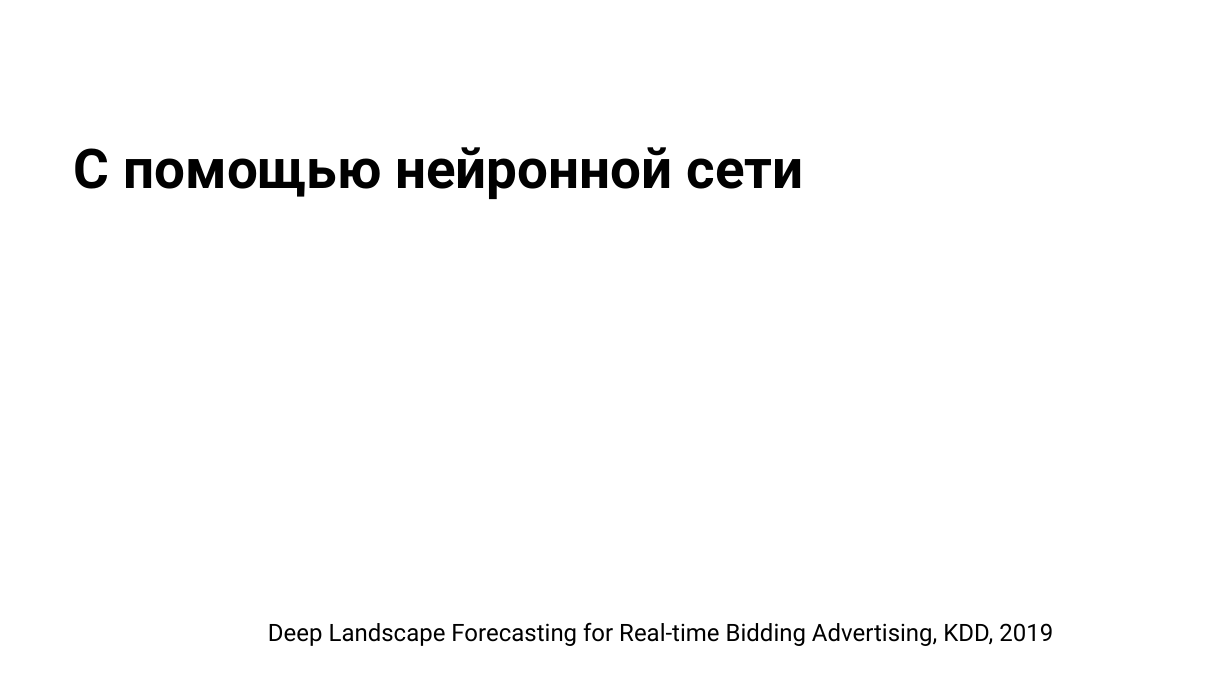
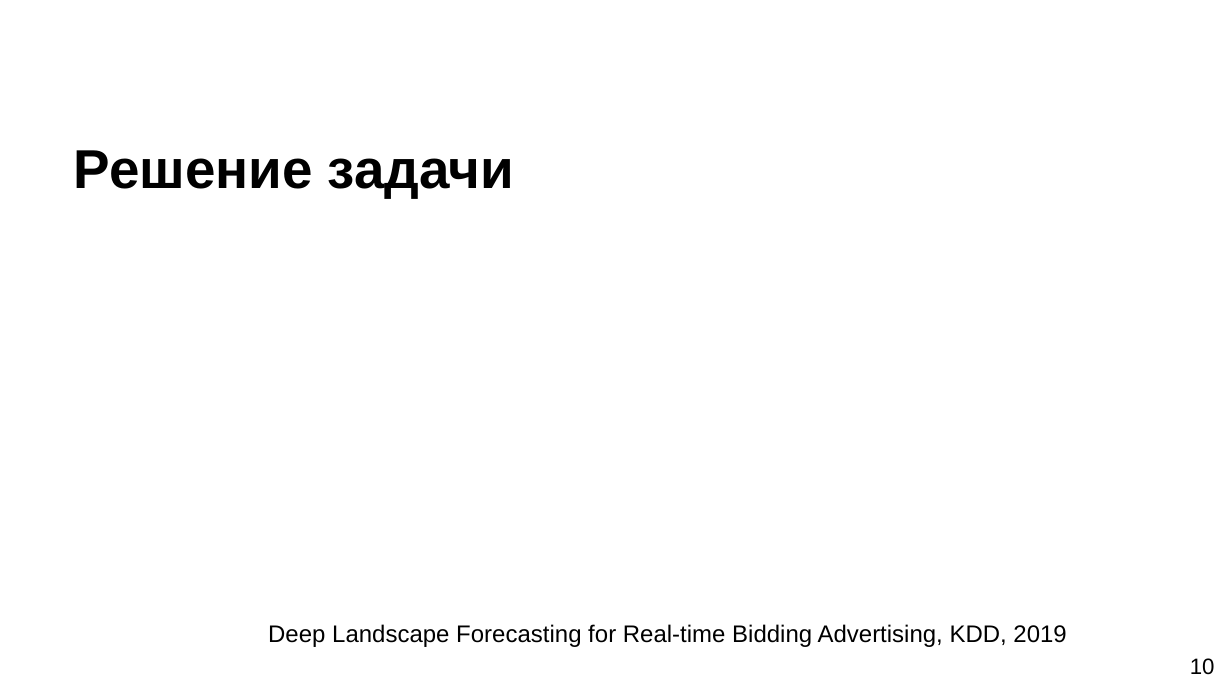
Before and after one commit to SerTelnov/landscape-forecasting, a slide deck: slide 10 of stuff/docs/2020-pps-forecasting.pptx (slide 9 before the commit). Drawn at 1232x693 pixels with LibreOffice and Linux fonts; fonts in the diff are those of the drawing; grey boxes stand for pictures; background and template pictures are left out. Boxes give left, top, right and bottom in pixels: in the first picture for what was removed or moved away, otherwise in the second. Text is boxed around its words. In the diff, an @@ line names an element or a change of style, - is before the commit and + after.

```diff
--- a/stuff/docs/2020-pps-forecasting.pptx
+++ b/stuff/docs/2020-pps-forecasting.pptx
@@ title at box(74, 150, 514, 198): text changed; font Roboto to Arial @@
-С помощью нейронной сети
+Решение задачи
@@ text "Deep Landscape Forecasting for Real-time ..." at box(268, 624, 1066, 647): font Roboto to Arial @@
@@ page number added at box(1190, 658, 1215, 675), 13 pt, text #000000 @@
+10
```
Also in this commit, not shown: 15 other slides changed, 2 slides added, 1 other file.
